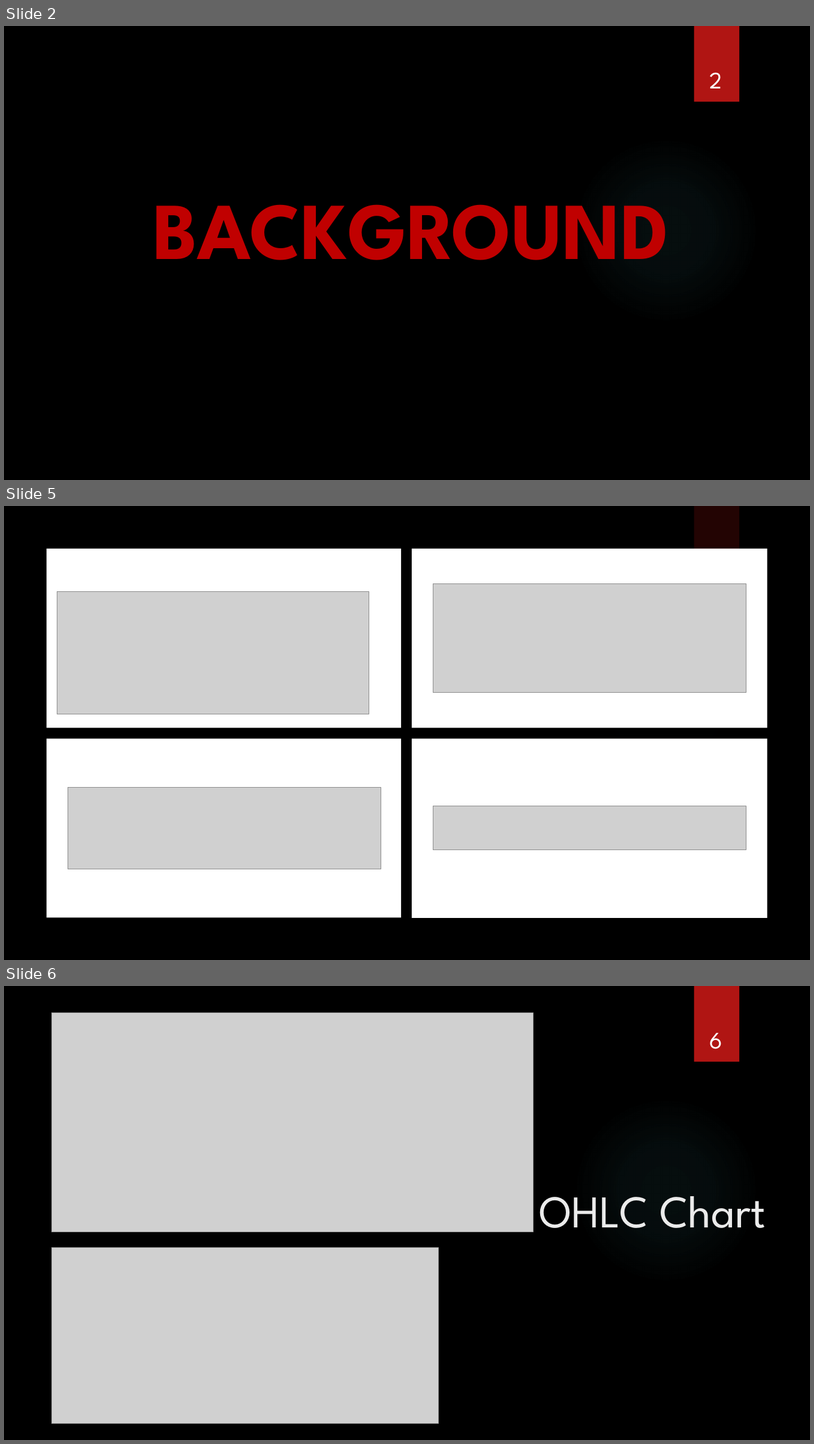
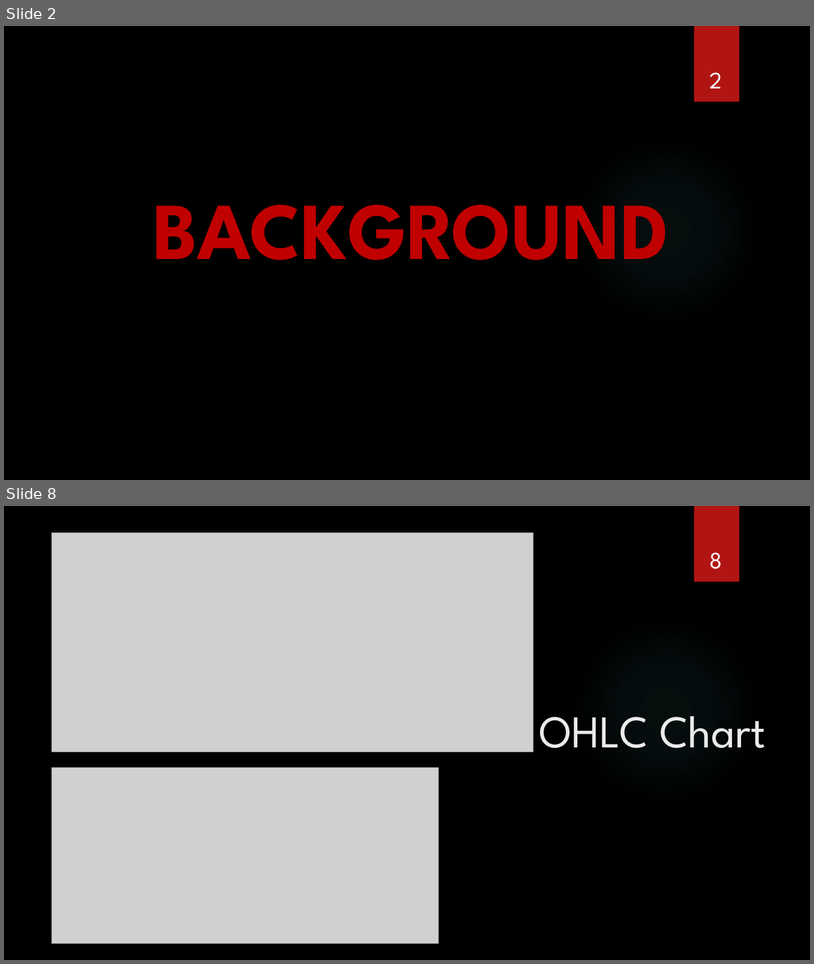
Before and after one commit to satwik2663/Machine-Learning-AMD-Stock-data-analysis-and-Trading-Strategies, a slide deck: Presentation_Final.pptx. Shown one above the other, each under a label of ours: slides 2, 5 and 6 before the commit, slides 2 and 8 after it; the slides between them are not shown. The pictures are 814x1444 and 814x964 pixels, drawn with LibreOffice and Linux fonts; fonts in the diff are those of the drawing; grey boxes stand for pictures; background and template pictures are left out. Boxes give left, top, right and bottom in pixels: in the first picture for what was removed or moved away, otherwise in the second. Text is boxed around its words. In the diff, an @@ line names an element or a change of style, - is before the commit and + after.

```diff
--- a/Presentation_Final.pptx
+++ b/Presentation_Final.pptx
@@ slide 5 removed at <box>4,506,810,960</box>, background #000000; not listed: 2 template elements that a slide beside it also shows @@
@@ rectangle removed at <box>4,506,810,960</box> @@
@@ rectangle removed at <box>47,549,401,727</box> @@
@@ rectangle removed at <box>413,549,768,727</box> @@
@@ page number removed at <box>710,544,723,549</box> @@
-5
@@ picture removed at <box>57,591,369,714</box> @@
@@ picture removed at <box>434,583,747,693</box> @@
@@ rectangle removed at <box>47,738,401,918</box> @@
@@ rectangle removed at <box>413,738,768,918</box> @@
@@ picture removed at <box>68,787,381,869</box> @@
@@ picture removed at <box>434,806,747,850</box> @@
@@ what was slide 6 is now slide 8 @@
@@ page number at <box>710,552,723,569</box>: text changed @@
-6
+8
```
Also in this commit, not shown: 7 slides changed, 16 slides added, 2 other slides removed.
